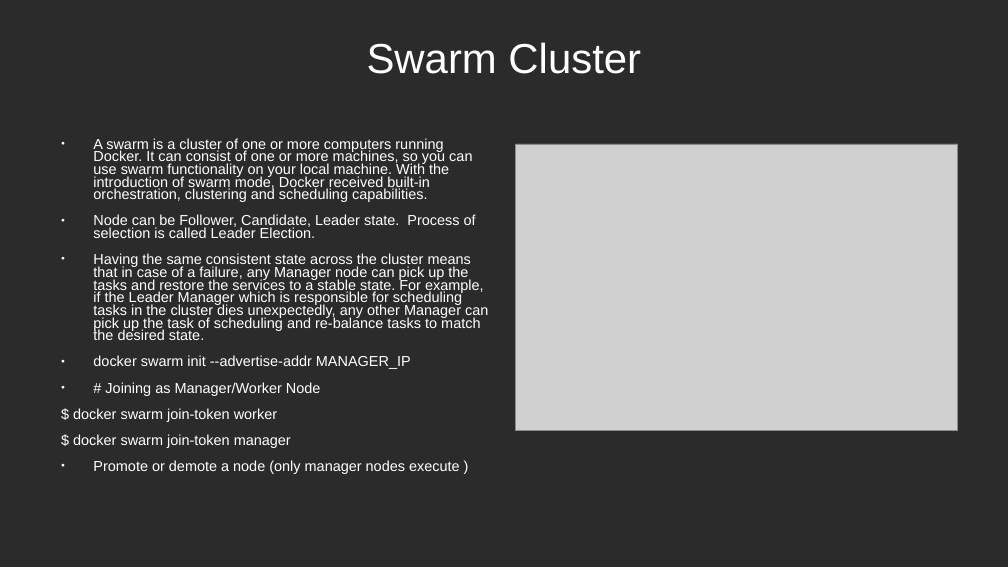
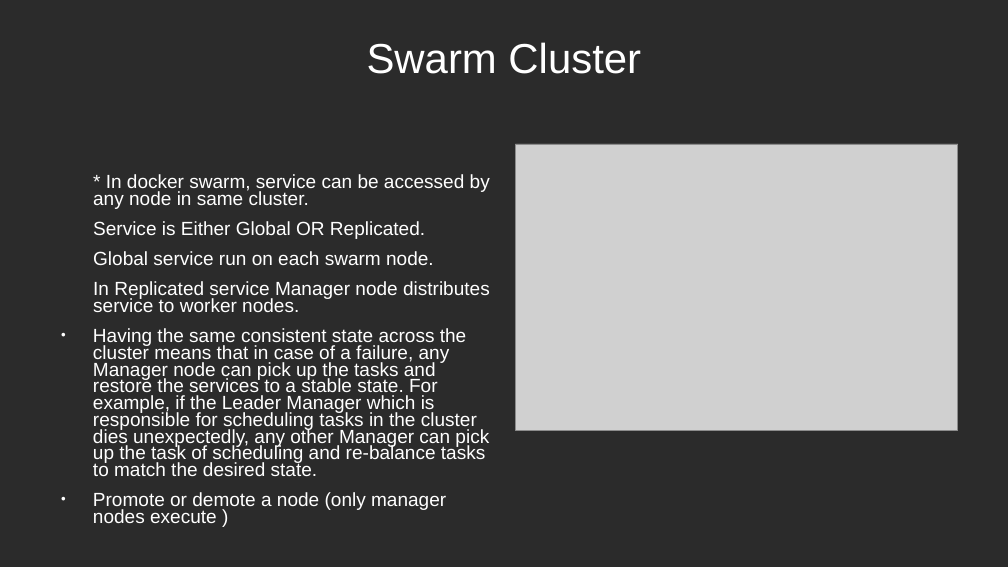
Before and after one commit to samratkapp/docker, a slide deck: slide 14 of PPT.ppt (slide 15 before the commit). Drawn at 1008x567 pixels with LibreOffice and Linux fonts; fonts in the diff are those of the drawing; grey boxes stand for pictures; background and template pictures are left out; a plain dark background stands for a picture behind light text. Boxes give left, top, right and bottom in pixels: in the first picture for what was removed or moved away, otherwise in the second. Text is boxed around its words. In the diff, an @@ line names an element or a change of style, - is before the commit and + after.

Commit message:
ppt docker

```diff
--- a/PPT.ppt
+++ b/PPT.ppt
@@ text at box(93, 174, 490, 312): text changed; size 11.4 to 15 pt @@
-● A swarm is a cluster of one or more computers running Docker. It can consist of one or more machines, so you can use swarm functionality on your local machine. With the introduction of swarm mode, Docker received built-in orchestration, clustering and scheduling capabilities.
-● Node can be Follower, Candidate, Leader state. Process of selection is called Leader Election.
+* In docker swarm, service can be accessed by any node in same cluster.
+Service is Either Global OR Replicated.
+Global service run on each swarm node.
+In Replicated service Manager node distributes service to worker nodes.
@@ text at box(93, 328, 489, 523): size 11.4 to 15 pt in "Having the same consistent state across the ...", "Promote or demote a node (only manager ..." @@
@@ text at box(73, 355, 411, 448): paragraphs removed @@
-● docker swarm init --advertise-addr MANAGER_IP
-● # Joining as Manager/Worker Node
-$ docker swarm join-token worker
-$ docker swarm join-token manager
```
Also in this commit, not shown: 6 other slides changed, 5 slides added, 4 slides removed, 2 other files.
